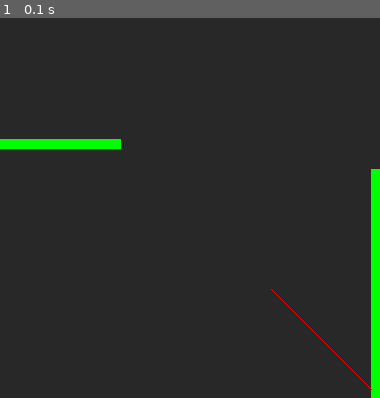
Above: before the commit, frame 1.
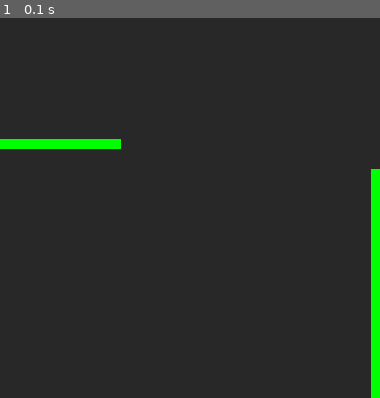
Above: after the commit, the same moment.

Repository: miloshunter/particle_filter_robot_localisation
Game: pygame game, started from main.py
Two runs of this game, one before a commit and one after it. Both use one fixed random seed, a clock stepped at 60 frames per second and the inputs below.
Inputs:
- Up to frame 1 (0.1 s): no input
The pictures show only the part of the screen within x 30-80%, y 30-80%; the shares and areas given below are measured in that part.

The runs differ from the first frame. In frame 1, less than 0.1% of the frame differs, in the area x 71-98%, y 71-98%.

Commit message:
Radi kolizija sa zidom, sad treba dodati da radi sa SVIM zidovima.

Diff:
--- a/Laser.py
+++ b/Laser.py
@@ -43,27 +43,46 @@
 
         ATOM_IMG = pg.Surface((parametri.SIRINA, parametri.VISINA), pg.SRCALPHA)
         self.image = ATOM_IMG
-        pg.draw.line(self.image, parametri.CRVENA, pozicija1, pozicija2)
-        pg.draw.line(self.image, parametri.CRVENA, (500,500), (600,600))
 
-        self.measure_distance(pozicija1[0], pozicija1[1], pozicija2[0], pozicija2[1],
-                              500, 500, 600, 600)
+        bottomleft = self.simulacija.lavirint.zidovi[0].rect.bottomleft
+        bottomright = self.simulacija.lavirint.zidovi[0].rect.bottomright
+        topleft = self.simulacija.lavirint.zidovi[0].rect.topleft
+        topright = self.simulacija.lavirint.zidovi[0].rect.topright
+
+        intersection = self.measure_distance(pozicija1[0], pozicija1[1], pozicija2[0], pozicija2[1],
+                              bottomleft[0], bottomleft[1], bottomright[0], bottomright[1])
+
+        crtaj_do = pozicija2
+        if intersection:
+            pg.draw.circle(self.image, parametri.BELA, (intersection[0],
+                                                          intersection[1]),
+                           3)
+            crtaj_do = intersection
+
+        pg.draw.line(self.image, parametri.CRVENA, pozicija1, crtaj_do)
+
 
 
     def measure_distance(self, x1, y1, x2, y2, x3, y3, x4, y4):
         def lineLine(x1, y1, x2, y2, x3, y3, x4, y4):
-            #Calculate direction of the lines
-            uA = ((x4-x3)*(y1-y3) - (y4-y3)*(x1-x3)) /\
-                 ((y4-y3)*(x2-x1) - (x4-x3)*(y2-y1))
-            uB = ((x2 - x1) * (y1 - y3) - (y2 - y1) * (x1 - x3)) /\
-                 ((y4 - y3) * (x2 - x1) - (x4 - x3) * (y2 - y1))
+            #  Calculate direction of the lines
+            try:
+                uA = ((x4-x3)*(y1-y3) - (y4-y3)*(x1-x3)) /\
+                     ((y4-y3)*(x2-x1) - (x4-x3)*(y2-y1))
+            except ZeroDivisionError:
+                return 0
+            try:
+                uB = ((x2 - x1) * (y1 - y3) - (y2 - y1) * (x1 - x3)) /\
+                     ((y4 - y3) * (x2 - x1) - (x4 - x3) * (y2 - y1))
+            except ZeroDivisionError:
+                return 0
 
-            if (uA >= 0 and uA <=1 and uB >= 0 and uB <=1):
+            if uA >= 0 and uA <=1 and uB >= 0 and uB <=1:
                 intersectionX = int(x1 + (uA * (x2-x1)))
                 intersectionY = int(y1 + (uA * (y2 - y1)))
 
-                pg.draw.circle(self.image, parametri.ZELENA, (intersectionX,
-                                                              intersectionY),
-                               2)
+                return intersectionX, intersectionY
+            else:
+                return None
 
-        lineLine(x1, y1, x2, y2, x3, y3, x4, y4)
+        return lineLine(x1, y1, x2, y2, x3, y3, x4, y4)
--- a/Lavirint.py
+++ b/Lavirint.py
@@ -4,14 +4,15 @@
 
 class Lavirint():
     def __init__(self, simulacija):
-        self.gornji_zid = Zid(simulacija, 0, 0, 768, 10)
-        self.donji_zid = Zid(simulacija, 0, 758, 768, 10)
-        self.levi_zid = Zid(simulacija, 0, 0, 10, 768)
-        self.levi_zid = Zid(simulacija, 758, 0, 10, 768)
-        self.zid1 = Zid(simulacija, 200, 0, 10, 100)
-        self.zid2 = Zid(simulacija, 500, 200, 500, 10)
-        self.zid3 = Zid(simulacija, 0, 350, 350, 10)
-        self.zid4 = Zid(simulacija, 600, 380, 10, 500)
+        self.zidovi = list()
+        self.zidovi.append(Zid(simulacija, 0, 0, 768, 10))
+        self.zidovi.append(Zid(simulacija, 0, 758, 768, 10))
+        self.zidovi.append(Zid(simulacija, 0, 0, 10, 768))
+        self.zidovi.append(Zid(simulacija, 758, 0, 10, 768))
+        self.zidovi.append(Zid(simulacija, 200, 0, 10, 100))
+        self.zidovi.append(Zid(simulacija, 500, 200, 500, 10))
+        self.zidovi.append(Zid(simulacija, 0, 350, 350, 10))
+        self.zidovi.append(Zid(simulacija, 600, 380, 10, 500))
 
 class Zid(pg.sprite.Sprite):
     def __init__(self, simulacija, x, y, width, height):
